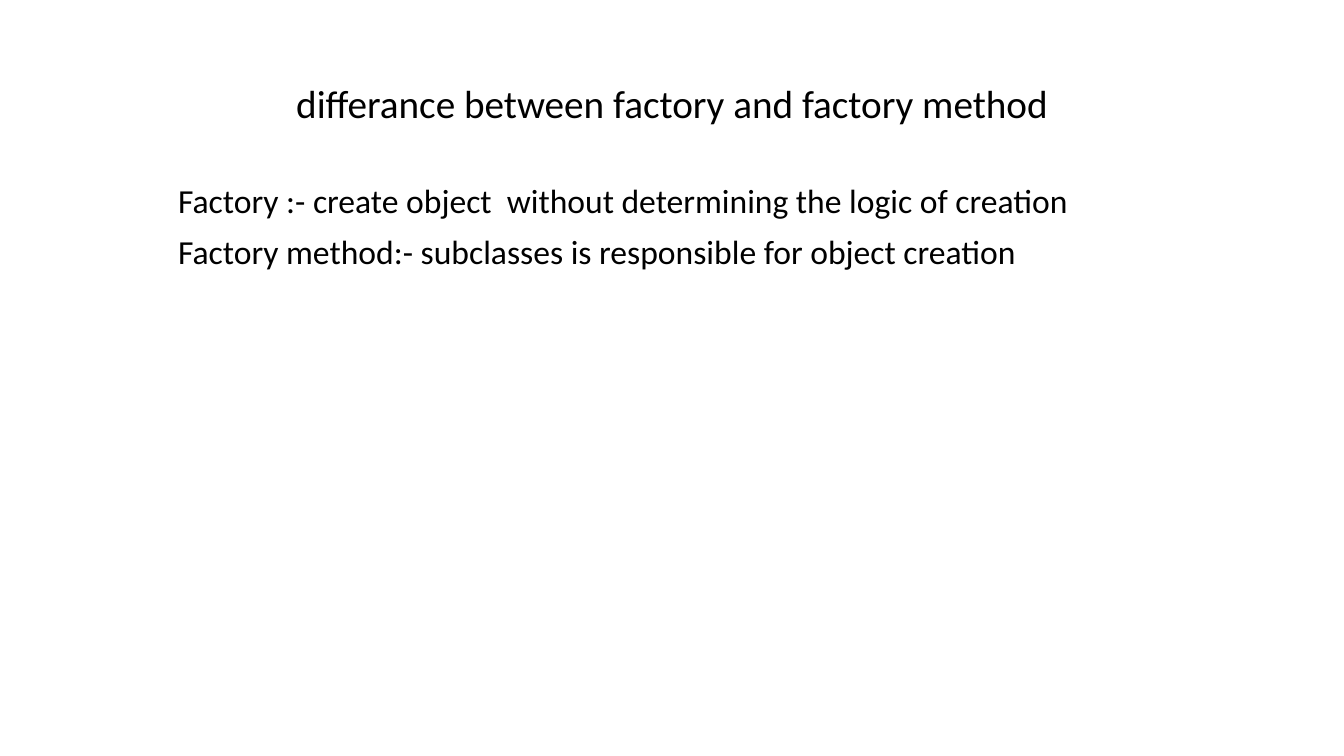
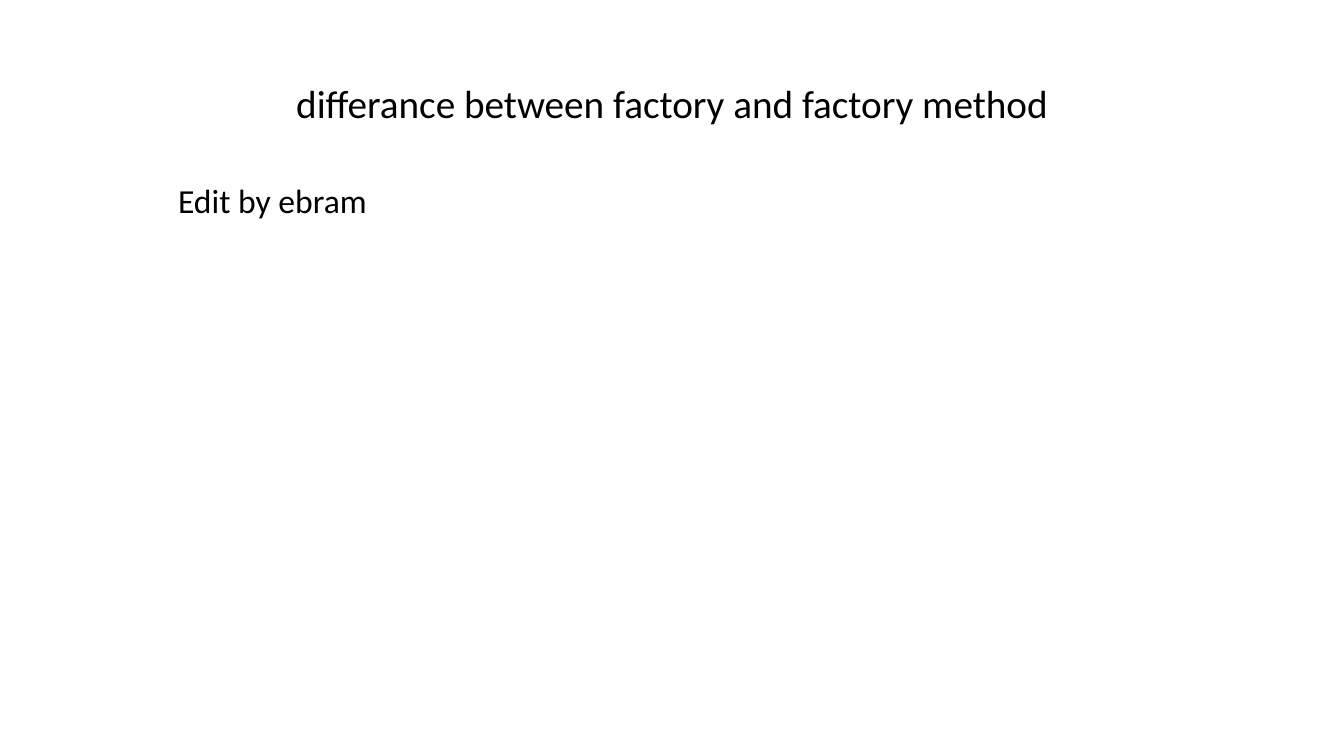
Before and after one commit to islamSaid22/myProject, a slide deck: slide 1 of differance between factory and factory method.pptx. Drawn at 1344x756 pixels with LibreOffice and Linux fonts; fonts in the diff are those of the drawing. Boxes give left, top, right and bottom in pixels: in the first picture for what was removed or moved away, otherwise in the second. Text is boxed around its words. In the diff, an @@ line names an element or a change of style, - is before the commit and + after.

Commit message:
ebram edit 2

```diff
--- a/differance between factory and factory method.pptx
+++ b/differance between factory and factory method.pptx
@@ subtitle at box(178, 189, 366, 219): text changed @@
-Factory :- create object without determining the logic of creation
-Factory method:- subclasses is responsible for object creation
+Edit by ebram
```
